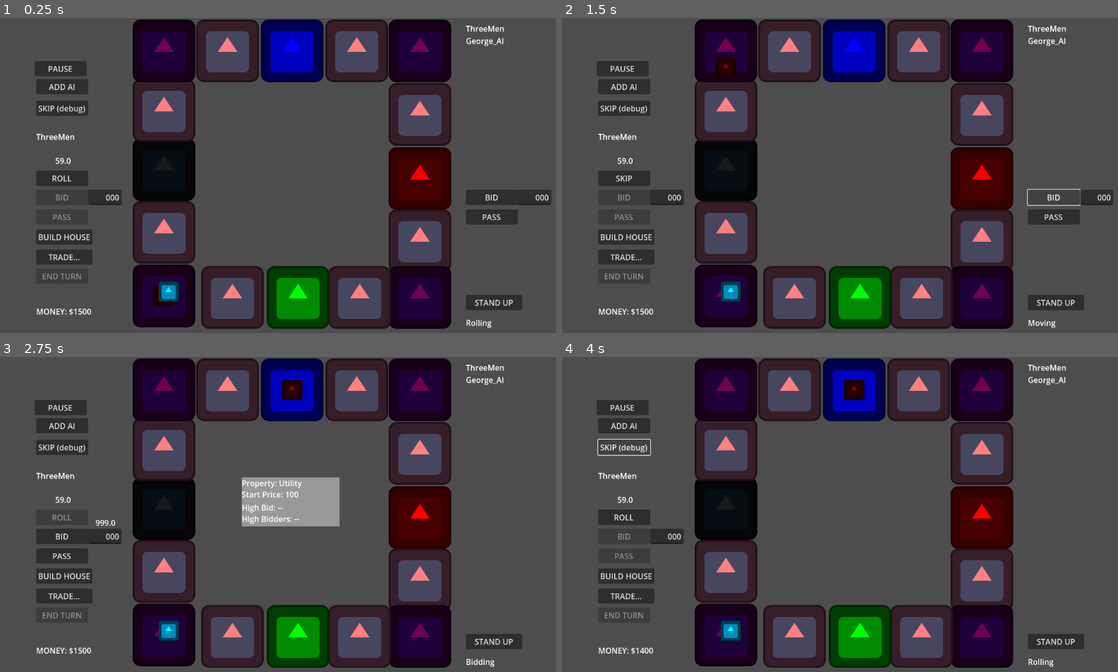
Above: before the commit, frames 1-4 (two rows, left to right).
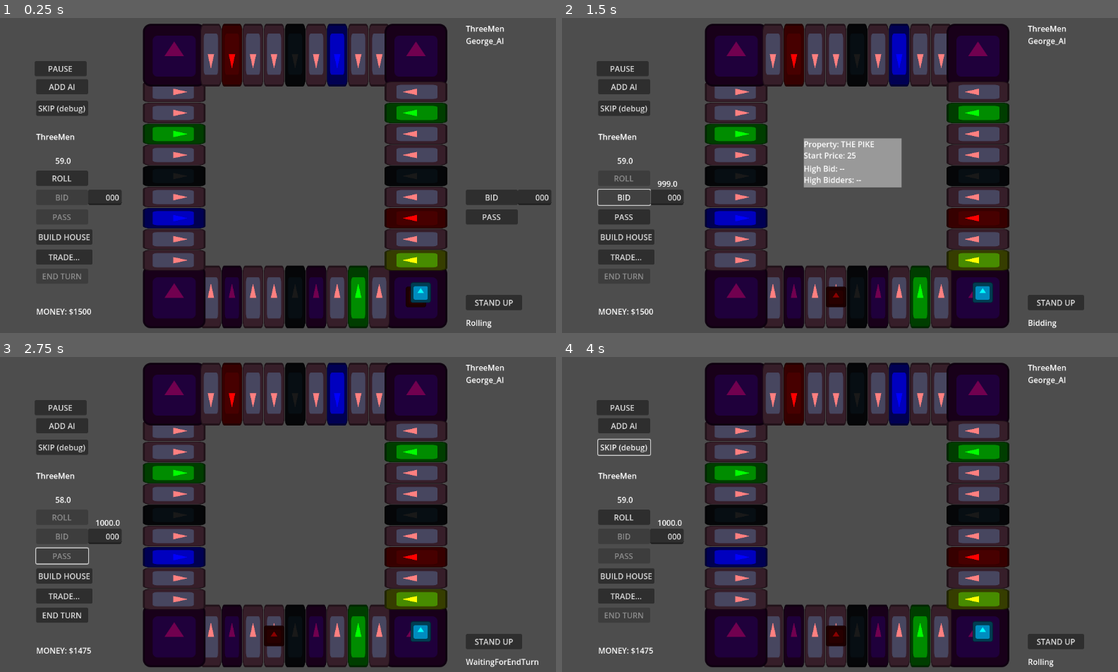
Above: after the commit, the same moments.

Repository: maclark/TheLandlordsGame
Game: Godot game, scene res://Landlord.tscn
Two runs of this game, one before a commit and one after it. Both use one fixed random seed, a clock stepped at 60 frames per second and the inputs below. The engine's default icon, where the game draws it, is replaced by a stand-in: a white triangle on a blue panel in a dark square.
Inputs:
- Up to frame 1 (0.25 s): no input
- Up to frame 2 (1.5 s): click "ROLL" at 0.5 s; click "BID" at 1.25 s
- Up to frame 3 (2.75 s): click "PASS" at 2 s
- Up to frame 4 (4 s): click "SKIP (debug)" at 2.75 s; click "SKIP (debug)" at 3.5 s

The runs differ from the first frame. In frame 1, 27% of the frame differs, in the area x 23-82%, y 0-99%; in frame 2, 31%, in the area x 6-100%, y 0-99%; in frame 3, 30%; in frame 4, 27%.
Error before the commit: Out of bounds get index '0' (on base: 'Array[Player]') (res://scripts/GameBoard.gd:488)

Commit message:
Laying out the actual Landlord's Game board with its 40 squares Fixed some bidding bugs and movement regression

Diff:
--- /dev/null
+++ b/CornerSquare.tscn
@@ -0,0 +1,10 @@
+[gd_scene load_steps=3 format=3 uid="uid://coeepal6ubv7m"]
+
+[ext_resource type="Texture2D" uid="uid://d30nmjmahfmd" path="res://icon.svg" id="1_4xp8s"]
+[ext_resource type="Script" uid="uid://dnvgakkgay4fc" path="res://scripts/Square.gd" id="2_r2t6n"]
+
+[node name="CornerSquare" type="Sprite2D"]
+modulate = Color(0.443137, 0, 0.309804, 1)
+texture = ExtResource("1_4xp8s")
+script = ExtResource("2_r2t6n")
+type = 1
--- a/GameBoard.tscn
+++ b/GameBoard.tscn
@@ -1,8 +1,6 @@
-[gd_scene load_steps=5 format=3 uid="uid://kygwgromgru3"]
+[gd_scene load_steps=3 format=3 uid="uid://kygwgromgru3"]
 
 [ext_resource type="Script" uid="uid://dakpqbpdmper3" path="res://scripts/GameBoard.gd" id="1_ixqiy"]
-[ext_resource type="Script" uid="uid://dnvgakkgay4fc" path="res://scripts/Square.gd" id="2_8lajx"]
-[ext_resource type="Texture2D" uid="uid://d30nmjmahfmd" path="res://icon.svg" id="3_ocn0r"]
 
 [sub_resource type="StyleBoxFlat" id="StyleBoxFlat_ocn0r"]
 
@@ -171,118 +169,6 @@
 
 [node name="Squares" type="Node2D" parent="."]
 
-[node name="Sprite2D" type="Sprite2D" parent="Squares"]
-modulate = Color(0.443137, 0, 0.309804, 1)
-position = Vector2(335, 568)
-texture = ExtResource("3_ocn0r")
-script = ExtResource("2_8lajx")
-type = 1
-
-[node name="Sprite2D2" type="Sprite2D" parent="Squares"]
-modulate = Color(0.443137, 0, 0.309804, 1)
-position = Vector2(335, 438)
-texture = ExtResource("3_ocn0r")
-script = ExtResource("2_8lajx")
-type = 2
-
-[node name="Sprite2D3" type="Sprite2D" parent="Squares"]
-modulate = Color(0.443137, 0, 0.309804, 1)
-position = Vector2(335, 310)
-texture = ExtResource("3_ocn0r")
-script = ExtResource("2_8lajx")
-type = 4
-
-[node name="Sprite2D4" type="Sprite2D" parent="Squares"]
-modulate = Color(0.443137, 0, 0.309804, 1)
-position = Vector2(335, 189)
-texture = ExtResource("3_ocn0r")
-script = ExtResource("2_8lajx")
-type = 2
-
-[node name="Sprite2D5" type="Sprite2D" parent="Squares"]
-modulate = Color(0.443137, 0, 0.309804, 1)
-position = Vector2(335, 67)
-texture = ExtResource("3_ocn0r")
-script = ExtResource("2_8lajx")
-type = 8
-
-[node name="Sprite2D6" type="Sprite2D" parent="Squares"]
-modulate = Color(0.443137, 0, 0.309804, 1)
-position = Vector2(465, 67)
-texture = ExtResource("3_ocn0r")
-script = ExtResource("2_8lajx")
-type = 2
-
-[node name="Sprite2D7" type="Sprite2D" parent="Squares"]
-modulate = Color(0.443137, 0, 0.309804, 1)
-position = Vector2(597, 67)
-texture = ExtResource("3_ocn0r")
-script = ExtResource("2_8lajx")
-type = 3
-
-[node name="Sprite2D8" type="Sprite2D" parent="Squares"]
-modulate = Color(0.443137, 0, 0.309804, 1)
-position = Vector2(729, 67)
-texture = ExtResource("3_ocn0r")
-script = ExtResource("2_8lajx")
-type = 2
-
-[node name="Sprite2D9" type="Sprite2D" parent="Squares"]
-modulate = Color(0.443137, 0, 0.309804, 1)
-position = Vector2(858, 67)
-texture = ExtResource("3_ocn0r")
-script = ExtResource("2_8lajx")
-type = 10
-
-[node name="Sprite2D10" type="Sprite2D" parent="Squares"]
-modulate = Color(0.443137, 0, 0.309804, 1)
-position = Vector2(858, 197)
-texture = ExtResource("3_ocn0r")
-script = ExtResource("2_8lajx")
-type = 2
-
-[node name="Sprite2D11" type="Sprite2D" parent="Squares"]
-modulate = Color(0.443137, 0, 0.309804, 1)
-position = Vector2(858, 328)
-texture = ExtResource("3_ocn0r")
-script = ExtResource("2_8lajx")
-type = 5
-
-[node name="Sprite2D12" type="Sprite2D" parent="Squares"]
-modulate = Color(0.443137, 0, 0.309804, 1)
-position = Vector2(858, 455)
-texture = ExtResource("3_ocn0r")
-script = ExtResource("2_8lajx")
-type = 2
-
-[node name="Sprite2D13" type="Sprite2D" parent="Squares"]
-modulate = Color(0.443137, 0, 0.309804, 1)
-position = Vector2(858, 571)
-texture = ExtResource("3_ocn0r")
-script = ExtResource("2_8lajx")
-type = 9
-
-[node name="Sprite2D14" type="Sprite2D" parent="Squares"]
-modulate = Color(0.443137, 0, 0.309804, 1)
-position = Vector2(735, 571)
-texture = ExtResource("3_ocn0r")
-script = ExtResource("2_8lajx")
-type = 2
-
-[node name="Sprite2D15" type="Sprite2D" parent="Squares"]
-modulate = Color(0.443137, 0, 0.309804, 1)
-position = Vector2(609, 571)
-texture = ExtResource("3_ocn0r")
-script = ExtResource("2_8lajx")
-type = 7
-
-[node name="Sprite2D16" type="Sprite2D" parent="Squares"]
-modulate = Color(0.443137, 0, 0.309804, 1)
-position = Vector2(475, 571)
-texture = ExtResource("3_ocn0r")
-script = ExtResource("2_8lajx")
-type = 2
-
 [node name="AuctionUI" type="Node2D" parent="."]
 unique_name_in_owner = true
 position = Vector2(494, 246)
--- /dev/null
+++ b/NormalSquare.tscn
@@ -0,0 +1,11 @@
+[gd_scene load_steps=3 format=3 uid="uid://cgxabbrci58n6"]
+
+[ext_resource type="Texture2D" uid="uid://d30nmjmahfmd" path="res://icon.svg" id="1_rk711"]
+[ext_resource type="Script" uid="uid://dnvgakkgay4fc" path="res://scripts/Square.gd" id="2_wkptf"]
+
+[node name="NormalSquare" type="Sprite2D"]
+modulate = Color(0.443137, 0, 0.309804, 1)
+scale = Vector2(0.33, 1)
+texture = ExtResource("1_rk711")
+script = ExtResource("2_wkptf")
+type = 2
--- a/scripts/GameBoard.gd
+++ b/scripts/GameBoard.gd
@@ -115,13 +115,108 @@
 	var noncurrent_pass_bid_butt = noncurrent_ui.get_node("Pass2")
 	noncurrent_pass_bid_butt.pressed.connect(pass_bid) # i think ok
 
-	var square_index = 0
-	for c in $Squares.get_children():
-		if c is Square:
-			c.num = square_index
-			square_index += 1
-			squares.append(c as Square)
+	# make board squares
+	make_square(Square.Type.Go, "MOTHER EARTH", 0, 0)
+	make_square(Square.Type.Property, "WAYBACK", 25, 0)
+	make_square(Square.Type.Taxes, "FUEL", 10, 0)
+	make_square(Square.Type.Property, "LONELY LANE", 25, 2)
+	make_square(Square.Type.GamePreserves, "GAME PRESERVES", 0, 0)
+	make_square(Square.Type.Railroad, "ROYAL RUSHER R.R.", 50, 5)
+	make_square(Square.Type.Property, "THE PIKE", 25, 4)
+	make_square(Square.Type.Property, "THE FARM", 25, 4)
+	make_square(Square.Type.Speculation, "SPECULATION", 50, 10)
+	make_square(Square.Type.Property, "RUBEVILLE", 25, 6)
+
+	# next side
+	make_square(Square.Type.JailShelter, "JAIL", 10, 0)
+	make_square(Square.Type.Property, "BOOMTOWN", 50, 6)
+	make_square(Square.Type.Property, "GOAT ALLEY", 50, 8)
+	make_square(Square.Type.Utility, "SOAKUM LIGHTING SYSTEM", 50, 5)
+	make_square(Square.Type.Property, "BEGGARMAN'S COURT", 50, 8)
+	make_square(Square.Type.Railroad, "SHOOTING STAR R.R.", 50, 5)
+	make_square(Square.Type.Property, "RICKETY ROW", 50, 10)
+	make_square(Square.Type.Taxes, "FOOD", 10, 0)
+	make_square(Square.Type.Property, "MARKET PLACE", 50, 10)
+	make_square(Square.Type.Property, "COTTAGE TERRACE", 50, 12)
+
+	#next side
+	make_square(Square.Type.PoorhouseCentralPark, "POORHOUSE", 0, 0)
+	make_square(Square.Type.Property, "EASY STREET", 75, 12)
+	make_square(Square.Type.Chance, "CHANCE", 0, 0)
+	make_square(Square.Type.Property, "GEORGE STREET", 75, 14)
+	make_square(Square.Type.Property, "MAGUIRE FLATS", 75, 14)
+	make_square(Square.Type.Railroad, "GEE WHIZ R.R.", 50, 5)
+	make_square(Square.Type.Property, "FAIRHOPE AVENUE", 75, 16)
+	make_square(Square.Type.Utility, "SLAMBANG TROLLEY", 50, 5)
+	make_square(Square.Type.Property, "JOHNSON CIRCLE", 75, 16)
+	make_square(Square.Type.Property, "THE BOWERY", 75, 18)
+
+	#next side
+	make_square(Square.Type.BluebloodsEstate, "BLUEBLOOD", 0, 0)
+	make_square(Square.Type.Property, "BROADWAY", 100, 18)
+	make_square(Square.Type.Taxes, "CLOTHING", 10, 0)
+	make_square(Square.Type.Property, "MADISON SQUARE", 100, 20)
+	make_square(Square.Type.Property, "FIFTH AVENUE", 100, 20)
+	make_square(Square.Type.Railroad, "P.D.Q. R.R.", 50, 5)
+	make_square(Square.Type.Property, "GRAND BOULEVARD", 100, 22)
+	make_square(Square.Type.Chance, "CHANCE", 0, 0)
+	make_square(Square.Type.Property, "WALL STREET", 100, 22)
+	make_square(Square.Type.Luxury, "LUXURY", 75, 0)
+
 	# TODO could probably load the last settings this user used
+
+# landlord's game has Go in bot right
+func make_square(type: Square.Type, title: String, sale_price: int, land_rent: int) -> void:
+	var square_count = squares.size()
+	var square: Square = null
+	var is_corner = false
+	var square_rotation: float
+	var square_width = 43
+	var half_corner = 32
+	var corner_width = 64
+	var pos = Vector2(0, 0)
+	var bot_right = Vector2(850, 570)
+	var bot_left = bot_right + Vector2(-10 * square_width - corner_width, 0)
+	var top_left = bot_left + Vector2(0, -10 * square_width - corner_width)
+	var top_right = top_left + Vector2(10 * square_width + corner_width, 0)
+	if square_count == 0: # MOTHER EARTH
+		is_corner = true
+		pos = bot_right
+	elif square_count < 10:
+		pos = bot_right + Vector2(-square_count * square_width - half_corner, 0)
+	elif square_count == 10: # JAIL
+		is_corner = true
+		pos = bot_left
+	elif square_count < 20:
+		square_rotation = PI / 2.0
+		pos = bot_left + Vector2(0, -square_width * (square_count - 10) - half_corner)
+	elif square_count == 20: # POORHOUSE/CENTRAL PARK FREE
+		is_corner = true
+		pos = top_left
+	elif square_count < 30:
+		square_rotation = PI
+		pos = top_left + Vector2(square_width * (square_count - 20) + half_corner, 0)
+	elif square_count == 30: # BLUEBLOODS
+		is_corner = true
+		pos = top_right
+	elif square_count < 40:
+		square_rotation = 3.0 * PI / 2.0
+		pos = top_right + Vector2(0, square_width * (square_count - 30) + half_corner)
+	else:
+		push_warning("how many squares we making!?")
+
+	if is_corner:
+		square = lord.CornerSquareScene.instantiate() as Square
+	else:
+		square = lord.NormalSquareScene.instantiate() as Square
+	square.define(square_count, type, title, sale_price, land_rent)
+	$Squares.add_child(square)
+	print("pos: %s" % str(pos))
+	print("rotation: %d" % square_rotation)
+	square.position = pos
+	square.rotation = square_rotation
+	squares.append(square)
+
 
 func start_game() -> void:
 	if game_started:
@@ -170,6 +265,11 @@
 		if not paused:
 			simulate_game(delta)
 
+func _input(event):
+	if event is InputEventMouseButton and event.pressed:
+		var mouse_pos = get_viewport().get_mouse_position()
+		print("Mouse position: ", mouse_pos)
+
 func simulate_game(delta: float) -> void:
 	match mode:
 		Mode.Moving:
@@ -177,6 +277,7 @@
 			while keep_going:
 				var step = delta * move_speed
 				var next_square_index = current_player.square.num + 1
+				print("next_square_index %d" % next_square_index)
 				if next_square_index == squares.size():
 					next_square_index = 0
 				var to_destination = squares[next_square_index].position - current_player.token.position
@@ -185,6 +286,7 @@
 					if next_square_index == 0: # we've reached Go!
 						current_laps += 1
 					current_player.square = squares[next_square_index]
+					print("current_player.square: %s(%d)" % [current_player.square.title, current_player.square.num])
 					if current_player.square == square_going_to:
 						skip_move_animation = false
 						place_player_token(current_player, square_going_to)
@@ -349,11 +451,9 @@
 			pass
 
 	roll_butt.text = "SKIP"
-	var distance = die0 + die1
-	var square_index = p.square.num + distance
+	var total_roll = die0 + die1
+	var square_index = p.square.num + total_roll
 	if square_index >= squares.size():
-		# passed GO! collect $200
-		p.money += labor_on_mother_earth
 		square_index -= squares.size()
 
 	square_going_to = squares[square_index]
@@ -390,7 +490,7 @@
 	var rent = 10
 	match square.type:
 		Square.Type.Property:
-			rent = square.base_price + square.houses * square.house_rent
+			rent = square.sale_price + square.houses * square.house_rent
 		Square.Type.Utility:
 			#TODO
 			pass
@@ -414,13 +514,13 @@
 	print("start bidding for %s" % for_sale.title)
 	bidders = players.duplicate(true)
 	bidder_index = bidders.find(current_player) - 1
-	top_bid = for_sale.base_price
+	top_bid = for_sale.sale_price
 	top_bidders = []
 	bid_butt.disabled = false
 	pass_bid_butt.disabled = false
 	auction_ui.visible = true
 	auction_prop.text = "Property: " + for_sale.title
-	auction_start_price.text = "Start Price: " + str(for_sale.base_price)
+	auction_start_price.text = "Start Price: " + str(for_sale.sale_price)
 	auction_high_bid.text = "High Bid: --"
 	auction_bidders.text = "High Bidders: --"
 	next_bidder();
@@ -438,17 +538,20 @@
 		pass
 	else:
 		winner = top_bidders[0]
-	winner.properties.append(property)
-	property.lord = winner
-	print("%s won auction with bid $%s, new lord of %s." % [
-		current_player.nickname,
-		str(top_bid),
-		current_player.square.title
-	])
-	winner.money -= top_bid
-	update_money(winner)
-	if winner != current_player:
-		charge_rent(current_player, property)
+
+	if winner:
+		winner.properties.append(property)
+		property.lord = winner
+		print("%s won auction with bid $%s, new lord of %s." % [
+			current_player.nickname,
+			str(top_bid),
+			current_player.square.title
+		])
+		winner.money -= top_bid
+		update_money(winner)
+		if winner != current_player:
+			charge_rent(current_player, property)
+
 	bid_butt.disabled = true
 	pass_bid_butt.disabled = true
 	bid_clock.text = ""
@@ -488,7 +591,7 @@
 	var bidder: Player = bidders[bidder_index]
 	if noncurrent_bid_input.text.is_valid_int():
 		var amount = int(noncurrent_bid_input.text)
-		if amount >= top_bid and amount >= bidder.money:
+		if amount >= top_bid and amount <= bidder.money:
 			bid(bidder, amount)
 		else:
 			print("not enough or not high enough $")
@@ -506,7 +609,10 @@
 		auction_high_bid.text = "High Bid: " + str(top_bid)
 		auction_bidders.text = "High Bidder: " + p.nickname
 		print("%s bid $%d" % [p.nickname, amount])
-		next_bidder()
+		if bidders.size() > 1:
+			next_bidder()
+		else: # this was the last person who could have bid
+			conclude_auction()
 
 func next_bidder() -> void:
 	bidder_index = (bidder_index + 1) % bidders.size()
@@ -579,18 +685,6 @@
 				mode = Mode.PayingDebts
 				charge_rent(current_player, landed_on)
 
-		#Square.Type.Chance:
-			#mode = Mode.ReadingCard
-		#Square.Type.CommunityChest:
-			#mode = Mode.ReadingCard
-		#Square.Type.Luxuries:
-			#mode = Mode.ReadingCard
-		#Square.Type.Jail:
-		#Square.Type.BluebloodsEstate:
-			#mode = Mode.JailingPlayer
-		#Square.Type.CollegeOrFreeLand:
-		Square.Type.Go:
-			pass
 		Square.Type.Undefined:
 			push_warning("undefined square!")
 			pass
--- a/scripts/Landlord.gd
+++ b/scripts/Landlord.gd
@@ -7,6 +7,8 @@
 
 var BoardListingScene 		= preload("res://BoardListing.tscn")
 var GameBoardScene 			= preload("res://GameBoard.tscn")
+var NormalSquareScene 		= preload("res://NormalSquare.tscn")
+var CornerSquareScene		= preload("res://CornerSquare.tscn")
 var PlayerTokenScene 		= preload("res://PlayerToken.tscn")
 var PlayerClass 			= preload("res://scripts/Player.gd")
 var UserClass 				= preload("res://scripts/User.gd")
--- a/scripts/Square.gd
+++ b/scripts/Square.gd
@@ -6,8 +6,8 @@
 var num = -1
 @export var type : Type = Type.Undefined
 @export var title : String = "unknown property"
-@export var base_price : int = 100
-@export var base_rent : int = 10
+@export var sale_price : int = 100
+@export var land_rent : int = 10
 @export var house_rent : int = 5
 
 var lord : Player = null
@@ -21,39 +21,31 @@
 	Utility,
 	Railroad,
 	Chance,
-	CommunityChest, # TODO what were they called?
-	Luxuries,
-	Jail,
+	Luxury,
+	Taxes,
+	Speculation,
+	GamePreserves,
+	JailShelter,
 	BluebloodsEstate,
-	CollegeOrFreeLand, # free parking
+	PoorhouseCentralPark, # free parking
 }
 
-func _ready() -> void:
+func define(_num: int, _type: Type, _title: String, _sale_price: int, _land_rent: int) -> void:
+	num = _num
+	type = _type
+	title = _title
+	sale_price = _sale_price
+	land_rent = _land_rent
 	match type:
-		Type.Go:
-			#modulate = Color(1, 1, 1, 1)
-			title = "Go"
 		Type.Property:
 			modulate = Color(1, .5, .5, 1)
-			title = "St. James Place"
 		Type.Railroad:
 			modulate = Color(.1, .1, .1, 1)
-			title = "Railroad"
 		Type.Utility:
 			modulate = Color(0, 0, 1, 1)
-			title = "Utility"
 		Type.Chance:
 			modulate = Color(1, 0, 0, 1)
-			title = "Chance"
-		Type.CommunityChest:
+		Type.Luxury:
 			modulate = Color(1, 1, 0, 1)
-			title = "Community Chest"
-		Type.Luxuries:
+		Type.Taxes:
 			modulate = Color(0, 1, 0, 1)
-			title = "Luxuries"
-		Type.BluebloodsEstate:
-			title = "Blueblood's Estate"
-		Type.CollegeOrFreeLand:
-			title = "Free Land"
-		Type.Jail:
-			title = "Jail"
